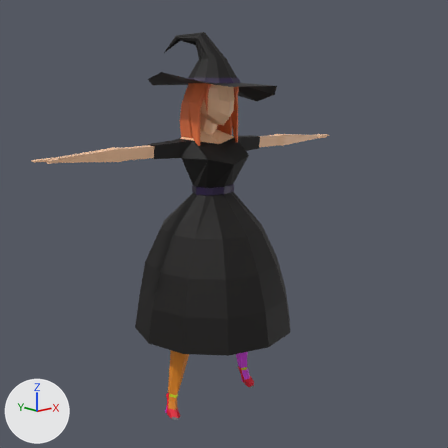
The Blender file Ryddelmyst_5.8/Content/Ryddelmyst_Assets/Meshes/witch_anims.blend, before and after one commit.
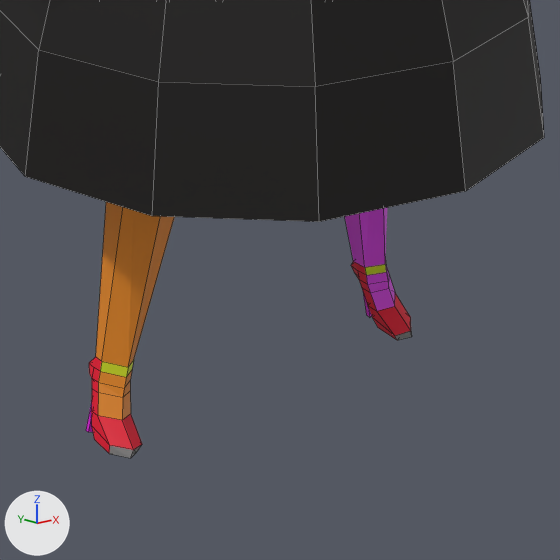
Old and new are each drawn from the file's camera 'Camera' and again close up on the part from 32% to 66% of the width and 66% to 100% of the height. The axes (+X, +Y, +Z) are drawn at lower left. The lights are the same throughout. The last two pictures show the newer version. The close-ups show mesh edges as thin lines.

In view in the first close-up: 'Body'.
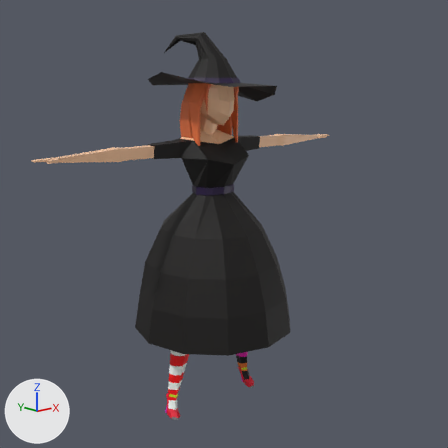
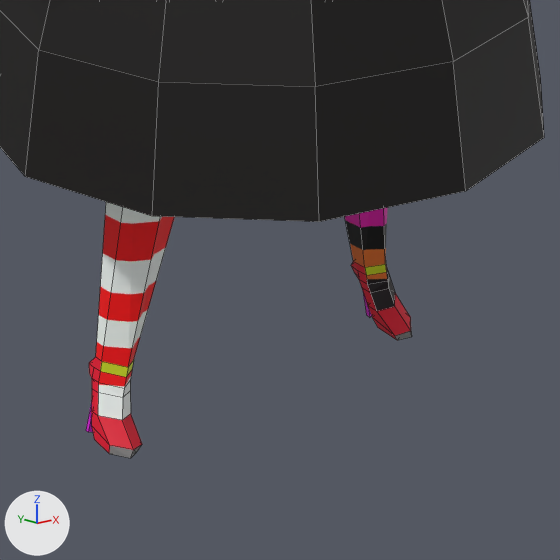
Pixel boxes (x1, y1, x2, y2) of what changed, in the close-ups (560 x 560 px):
'Body', surface changed
    both: (94, 200, 398, 423)

What changed in the scene script:
```text
Change mat_left_stocking:
    remove # nodes: BsdfPrincipled, OutputMaterial
    remove # colours: pink #dd46e7
    nodes: BsdfPrincipled, CombineXYZ, Mapping, Math x3, OutputMaterial, SeparateXYZ, TexCoord, TexGradient, ValToRGB
    colours: pink #e30bad, black #0f010b, orange #e37228, black #000000, white #ffffff
Change mat_right_stocking:
    remove # nodes: BsdfPrincipled, OutputMaterial
    remove # colours: orange #e78a23
    nodes: BsdfPrincipled, CombineXYZ, Mapping, Math x3, OutputMaterial, SeparateXYZ, TexCoord, TexGradient, ValToRGB
    colours: red #ff0105, white #fafffc, red #ff010b, white #f8fffa, white #ffffff
```
